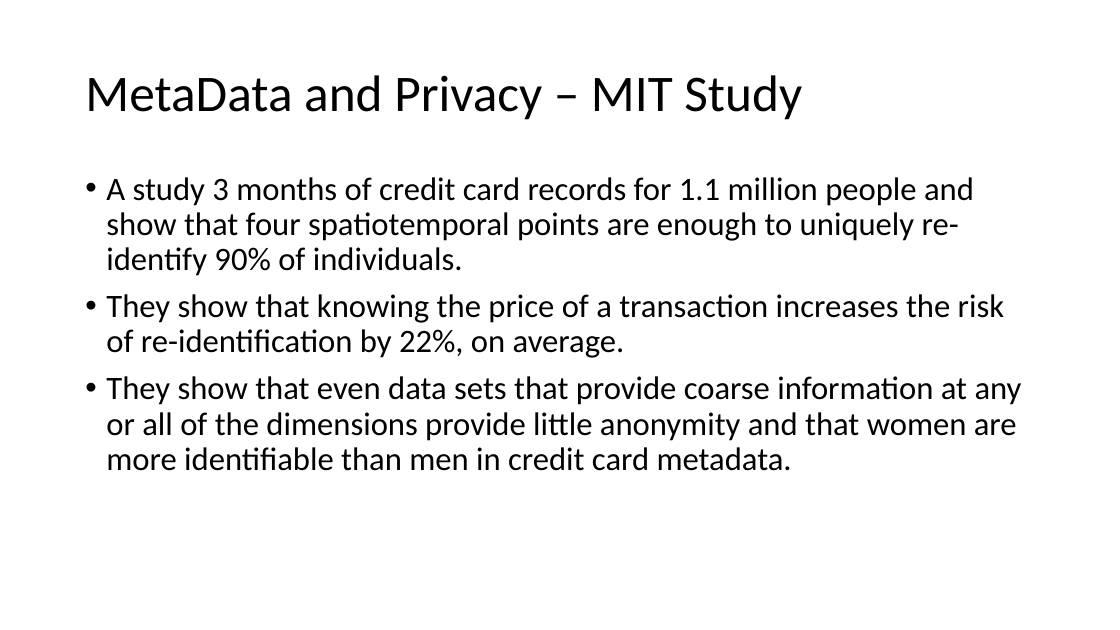
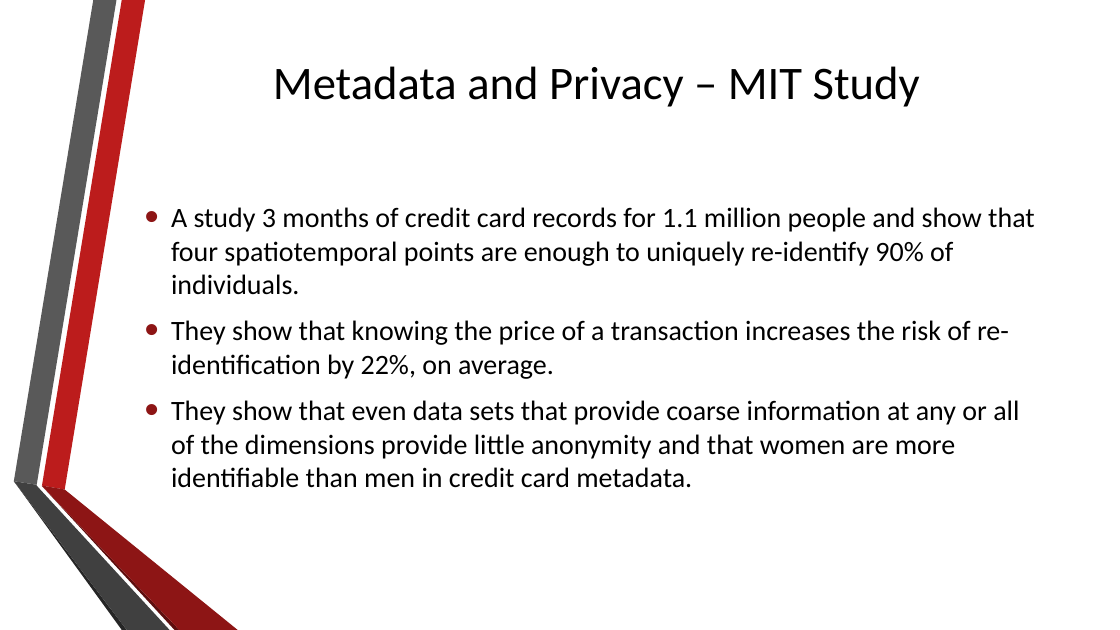
Before and after one commit to deniseygrace/COT-4935-Group-7-Project, a slide deck: slide 16 of Twitter Powerpoint_02_04_05.pptx (slide 14 before the commit). Drawn at 1120x630 pixels with LibreOffice and Linux fonts; fonts in the diff are those of the drawing; background and template pictures are left out. Boxes give left, top, right and bottom in pixels: in the first picture for what was removed or moved away, otherwise in the second. Text is boxed around its words. In the diff, an @@ line names an element or a change of style, - is before the commit and + after.

```diff
--- a/Twitter Powerpoint_02_04_05.pptx
+++ b/Twitter Powerpoint_02_04_05.pptx
@@ title at bbox=[273, 66, 920, 107]: text changed; size 44 to 40 pt @@
-MetaData and Privacy – MIT Study
+Metadata and Privacy – MIT Study
@@ text "A study 3 months of ...": place and size @@
-text "A study 3 months of ..." at bbox=[106, 177, 1022, 471]
+text "A study 3 months of ..." at bbox=[171, 207, 1035, 488]
@@ text "A study 3 months of ..." at bbox=[171, 207, 1035, 488]: size 28 to 24 pt; indent changed; line spacing 0.9 to 1; vertical alignment top to middle @@
@@ group added at bbox=[13, 0, 238, 630]: 6 freeform shapes @@
```
Also in this commit, not shown: 21 other slides changed, 11 slides added, 2 slides removed, 4 other files.
